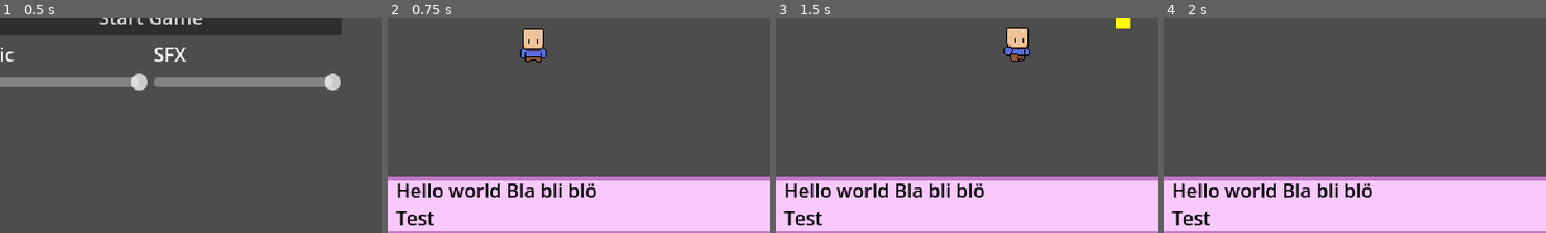
Above: before the commit, frames 1-4 (left to right).
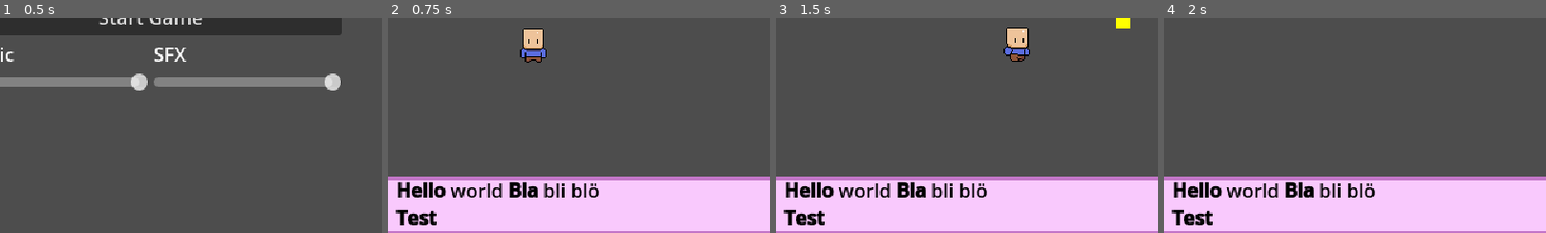
Above: after the commit, the same moments.

Repository: KDing0/GGJGodot
Game: Godot game, scene res://Misc/GameManager.tscn
Two runs of this game, one before a commit and one after it. Both use one fixed random seed, a clock stepped at 60 frames per second and the inputs below. The engine's default icon, where the game draws it, is replaced by a stand-in: a white triangle on a blue panel in a dark square.
Inputs (mouse positions are % of the whole screen's width and height, from its top left):
- Up to frame 1 (0.5 s): no input
- Up to frame 2 (0.75 s): click "Start Game" at 0.5 s
- Up to frame 3 (1.5 s): tap Enter at 1.25 s; move the mouse to (72, 45) at 1.27 s; press the mouse at (72, 45) at 1.28 s; hold Right (player_right) from 1.28 s (still down)
- Up to frame 4 (2 s): keep holding Right (player_right)
The pictures show only the part of the screen within x 30-80%, y 44-94%; the shares and areas given below are measured in that part.

Frame 1 is identical in both runs. In frame 2, 2.7% of the frame differs, in the area x 2-56%, y 76-97%; in frame 3, 2.7%; in frame 4, 2.7%.

Commit message:
Added Bold text to hitboxes

Diff:
--- a/src/Textboxes/TextCollisions.gd
+++ b/src/Textboxes/TextCollisions.gd
@@ -4,9 +4,17 @@
 @export var textbox: CanvasLayer
 
 func _ready():
-	var textHitArea = textbox.add_area_on("Test")
+	var textHitArea = textbox.add_area_on("Bla")
 	textHitArea.hit.connect(_on_text_hit)
 	self.add_child(textHitArea)
+
+	var tHA2 = textbox.add_area_on("Hello")
+	tHA2.hit.connect(_on_text_hit)
+	self.add_child(tHA2)
+
+	var tHA3 = textbox.add_area_on("Test")
+	tHA3.hit.connect(_on_text_hit)
+	self.add_child(tHA3)
 
 # Called every frame. 'delta' is the elapsed time since the previous frame.
 func _process(delta):
--- a/src/Textboxes/textbox.gd
+++ b/src/Textboxes/textbox.gd
@@ -28,7 +28,7 @@
 
 func changeText(from_word, to_word):
 	var label: RichTextLabel = $Control/TextBoxContainer/TextMargin/RichTextLabel
-	label.text = label.text.replace(from_word, to_word)
+	label.text = label.text.replace("[b]" + from_word + "[/b]", to_word)
 
 func add_area_on(word) -> Area2D:
 
@@ -64,4 +64,7 @@
 	area.set_script(area_script)
 	area.from_word = word
 	area.to_word = "hi hi"
+
+	label.text = label.text.replace(word, "[b]" + word + "[/b]")
+
 	return area
--- a/src/Textboxes/textbox.tscn
+++ b/src/Textboxes/textbox.tscn
@@ -106,10 +106,11 @@
 
 [node name="Control" type="Control" parent="."]
 layout_mode = 3
+anchors_preset = 15
 anchor_right = 1.0
 anchor_bottom = 1.0
-offset_right = 4480.0
-offset_bottom = 2520.0
+offset_right = 5120.0
+offset_bottom = 2880.0
 grow_horizontal = 2
 grow_vertical = 2
 
@@ -156,6 +157,7 @@
 [node name="RichTextLabel" type="RichTextLabel" parent="Control/TextBoxContainer/TextMargin"]
 layout_mode = 2
 theme_override_colors/default_color = Color(0, 0, 0, 1)
+bbcode_enabled = true
 text = "Hello world Bla bli blö
 Test"
 fit_content = true
